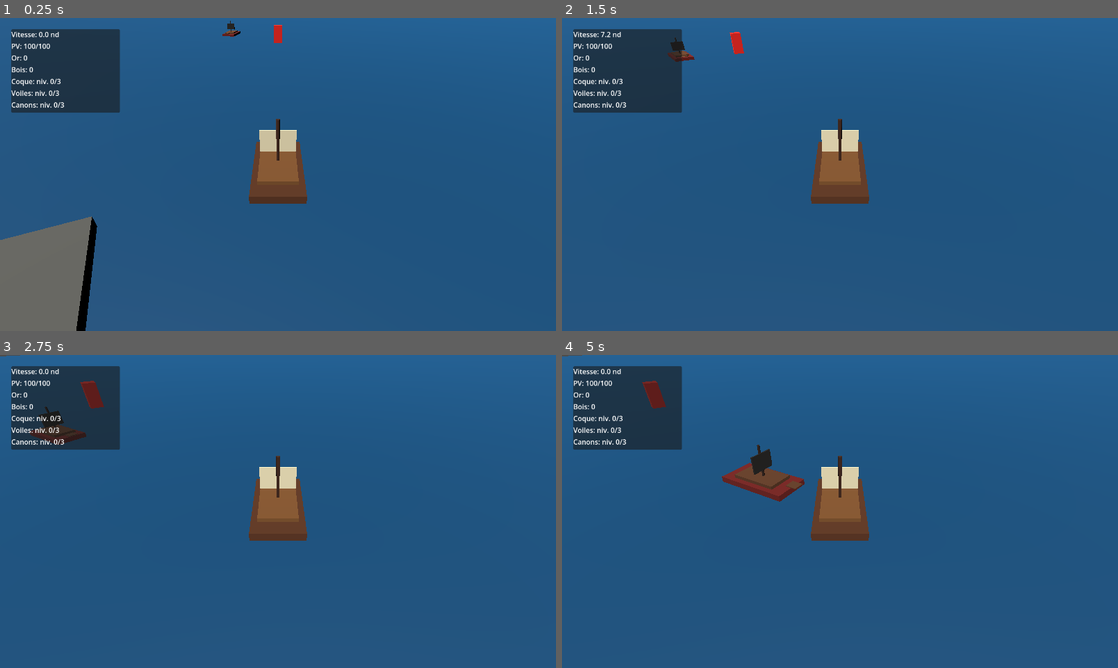
Above: before the commit, frames 1-4 (two rows, left to right).
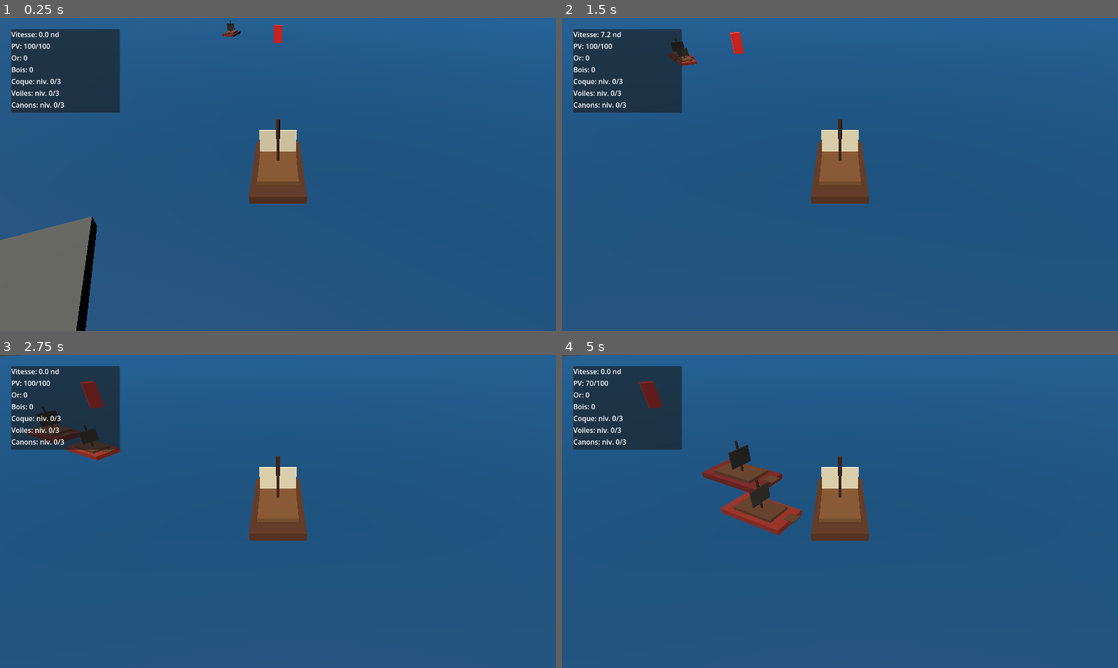
Above: after the commit, the same moments.

Repository: blou132/jeux-pirate
Game: Godot game, scene res://scenes/world/World.tscn
Two runs of this game, one before a commit and one after it. Both use one fixed random seed, a clock stepped at 60 frames per second and the inputs below.
Inputs (mouse positions are in pixels of both pictures, inside the frame that each line leads up to):
- Up to frame 1 (0.25 s): no input
- Up to frame 2 (1.5 s): tap Enter at 0.5 s; move the mouse to (962, 158) at 0.52 s; hold D 0.53-1.25 s; hold Z 0.53-1.25 s; click (962, 158) at 0.67 s; drag from (728, 190) to (812, 237) at 1.27 s
- Up to frame 3 (2.75 s): move the mouse to (333, 442) at 2.02 s; hold D from 2.03 s (still down); tap E at 2.1 s
- Up to frame 4 (5 s): release D at 2.75 s; drag from (812, 574) to (673, 464) at 2.77 s; move the mouse to (1006, 558) at 3.52 s; hold A 3.53-4.25 s; hold Q 3.53-4.25 s; drag from (673, 464) to (756, 433) at 4.27 s

The runs differ from the first frame. In frame 1, less than 0.1% of the frame differs, in the area x 40-43%, y 1-6%; in frame 2, 0.1%; in frame 3, 0.6%; in frame 4, 2.6%, in the area x 0-44%, y 0-58%.

Commit message:
feat: add enemy ship variants

Diff:
--- a/scripts/boats/EnemyShip.gd
+++ b/scripts/boats/EnemyShip.gd
@@ -4,9 +4,12 @@
 signal health_changed(current_health: int, max_health: int)
 signal destroyed(world_position: Vector3, gold_reward: int, wood_reward: int)
 
+@export var enemy_type_id: String = "brigantine"
+@export var display_name: String = "Brigantin pirate"
 @export var max_health: int = 60
 @export var move_speed: float = 7.0
 @export var turn_speed: float = 1.15
+@export var contact_damage: int = 12
 @export var reward_gold: int = 12
 @export var reward_wood: int = 8
 
@@ -18,6 +21,31 @@
 	health = max_health
 	add_to_group("enemy_ships")
 	health_changed.emit(health, max_health)
+
+
+func configure_variant(config: Dictionary) -> void:
+	enemy_type_id = String(config.get("id", enemy_type_id))
+	display_name = String(config.get("display_name", display_name))
+	max_health = int(config.get("max_health", max_health))
+	move_speed = float(config.get("move_speed", move_speed))
+	turn_speed = float(config.get("turn_speed", turn_speed))
+	contact_damage = int(config.get("contact_damage", contact_damage))
+	reward_gold = int(config.get("reward_gold", reward_gold))
+	reward_wood = int(config.get("reward_wood", reward_wood))
+
+	var visual_scale := float(config.get("visual_scale", 1.0))
+	var visuals := get_node_or_null("Visuals") as Node3D
+	if visuals != null:
+		visuals.scale = Vector3.ONE * visual_scale
+
+	if config.has("hull_color"):
+		_set_mesh_color("Visuals/Hull", config["hull_color"])
+	if config.has("sail_color"):
+		_set_mesh_color("Visuals/Sail", config["sail_color"])
+
+	if is_inside_tree():
+		health = clampi(health, 1, max_health)
+		health_changed.emit(health, max_health)
 
 
 func steer_toward(target_position: Vector3, delta: float) -> void:
@@ -59,6 +87,14 @@
 		_destroy()
 
 
+func get_contact_damage() -> int:
+	return contact_damage
+
+
+func get_display_name() -> String:
+	return display_name
+
+
 func _destroy() -> void:
 	_destroyed = true
 	var sink_position := global_position
@@ -68,3 +104,13 @@
 
 	destroyed.emit(sink_position, reward_gold, reward_wood)
 	queue_free()
+
+
+func _set_mesh_color(node_path: NodePath, color: Color) -> void:
+	var mesh_instance := get_node_or_null(node_path) as MeshInstance3D
+	if mesh_instance == null:
+		return
+
+	var material := StandardMaterial3D.new()
+	material.albedo_color = color
+	mesh_instance.material_override = material
--- a/scripts/boats/EnemyShipAI.gd
+++ b/scripts/boats/EnemyShipAI.gd
@@ -2,15 +2,19 @@
 
 @export var detection_range: float = 55.0
 @export var stop_distance: float = 7.0
+@export var attack_cooldown: float = 1.6
 
 @onready var ship: EnemyShip = get_parent() as EnemyShip
 
 var _player: Node3D
+var _attack_cooldown_remaining: float = 0.0
 
 
 func _physics_process(delta: float) -> void:
 	if ship == null:
 		return
+
+	_attack_cooldown_remaining = maxf(0.0, _attack_cooldown_remaining - delta)
 
 	if not is_instance_valid(_player):
 		_player = get_tree().get_first_node_in_group("player") as Node3D
@@ -29,6 +33,22 @@
 
 	if distance_squared <= stop_distance * stop_distance:
 		ship.brake(delta)
+		_try_attack_player()
 		return
 
 	ship.steer_toward(_player.global_position, delta)
+
+
+func _try_attack_player() -> void:
+	if _attack_cooldown_remaining > 0.0 or _player == null:
+		return
+
+	var damage := 0
+	if ship.has_method("get_contact_damage"):
+		damage = ship.get_contact_damage()
+
+	if damage <= 0 or not _player.has_method("take_damage"):
+		return
+
+	_player.take_damage(damage)
+	_attack_cooldown_remaining = attack_cooldown
--- a/scripts/world/SpawnManager.gd
+++ b/scripts/world/SpawnManager.gd
@@ -47,6 +47,10 @@
 	if not enemy is Node3D:
 		enemy.queue_free()
 		return false
+
+	var variant_config := _pick_enemy_variant()
+	if enemy.has_method("configure_variant"):
+		enemy.configure_variant(variant_config)
 
 	var enemy_node := enemy as Node3D
 	add_child(enemy_node)
@@ -119,3 +123,52 @@
 	_active_enemies = _active_enemies.filter(func(enemy: Node) -> bool:
 		return is_instance_valid(enemy)
 	)
+
+
+func _pick_enemy_variant() -> Dictionary:
+	var variants := _get_enemy_variants()
+	return variants.pick_random()
+
+
+func _get_enemy_variants() -> Array[Dictionary]:
+	var variants: Array[Dictionary] = []
+	variants.append({
+		"id": "small_pirate",
+		"display_name": "Petit pirate",
+		"max_health": 35,
+		"move_speed": 9.0,
+		"turn_speed": 1.45,
+		"contact_damage": 6,
+		"reward_gold": 8,
+		"reward_wood": 5,
+		"visual_scale": 0.82,
+		"hull_color": Color(0.55, 0.14, 0.08, 1.0),
+		"sail_color": Color(0.18, 0.16, 0.12, 1.0),
+	})
+	variants.append({
+		"id": "brigantine",
+		"display_name": "Brigantin pirate",
+		"max_health": 65,
+		"move_speed": 7.2,
+		"turn_speed": 1.15,
+		"contact_damage": 12,
+		"reward_gold": 16,
+		"reward_wood": 10,
+		"visual_scale": 1.0,
+		"hull_color": Color(0.42, 0.08, 0.06, 1.0),
+		"sail_color": Color(0.12, 0.11, 0.10, 1.0),
+	})
+	variants.append({
+		"id": "heavy_patrol",
+		"display_name": "Patrouilleur lourd",
+		"max_health": 115,
+		"move_speed": 5.2,
+		"turn_speed": 0.82,
+		"contact_damage": 22,
+		"reward_gold": 30,
+		"reward_wood": 18,
+		"visual_scale": 1.18,
+		"hull_color": Color(0.16, 0.18, 0.23, 1.0),
+		"sail_color": Color(0.28, 0.27, 0.24, 1.0),
+	})
+	return variants
